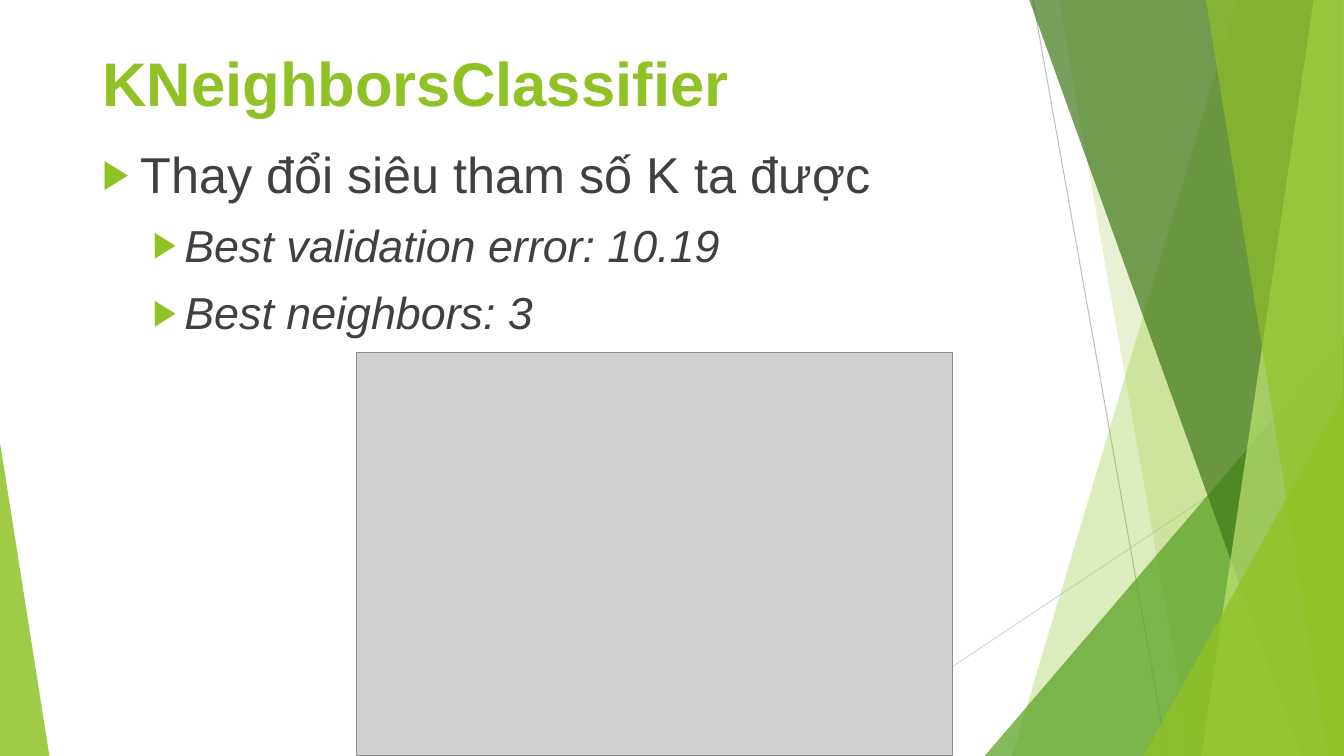
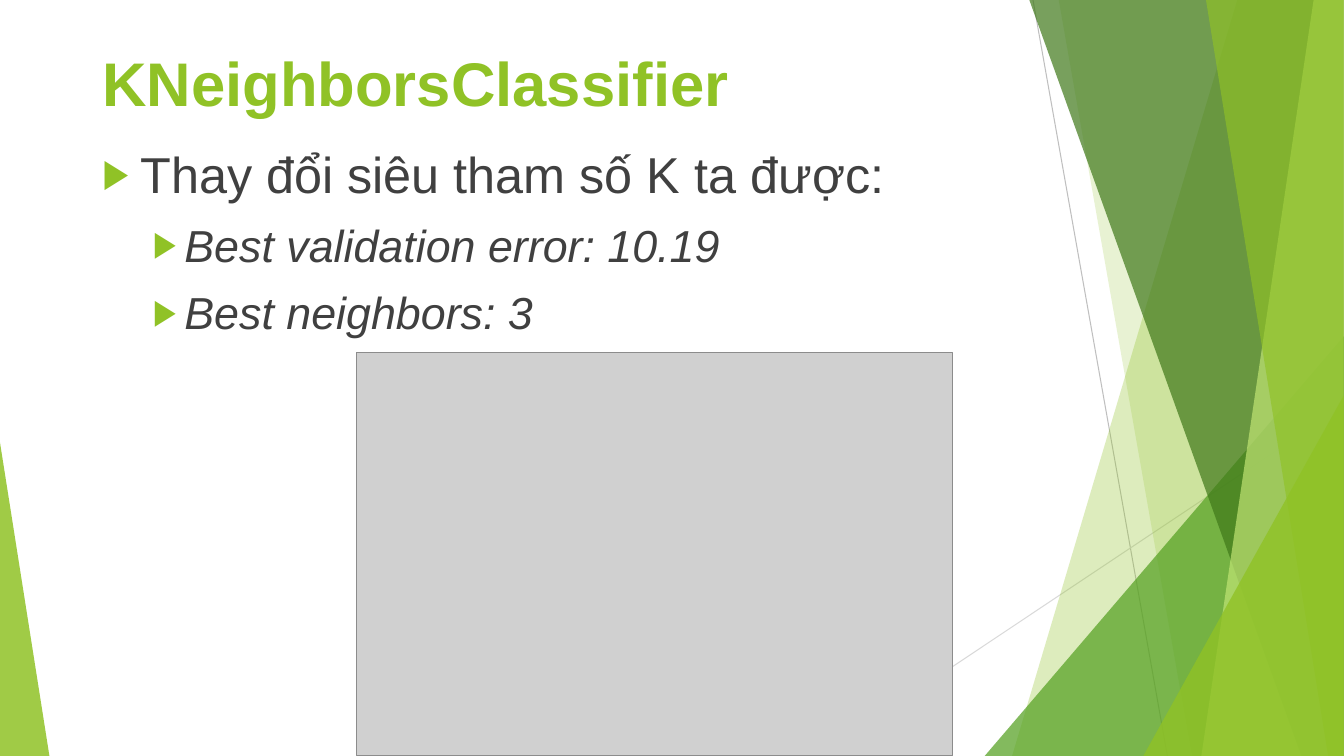
Before and after one commit to JustKidding2K/Data-science-Final-project, a slide deck: slide 17 of Slide.pptx. Drawn at 1344x756 pixels with LibreOffice and Linux fonts; fonts in the diff are those of the drawing; grey boxes stand for pictures. Boxes give left, top, right and bottom in pixels: in the first picture for what was removed or moved away, otherwise in the second. Text is boxed around its words. In the diff, an @@ line names an element or a change of style, - is before the commit and + after.

```diff
--- a/Slide.pptx
+++ b/Slide.pptx
@@ text at [140, 153, 884, 203]: text changed @@
-▶ Thay đổi siêu tham số K ta được
+▶ Thay đổi siêu tham số K ta được:
```
Also in this commit, not shown: 15 other slides changed, 1 other file.
